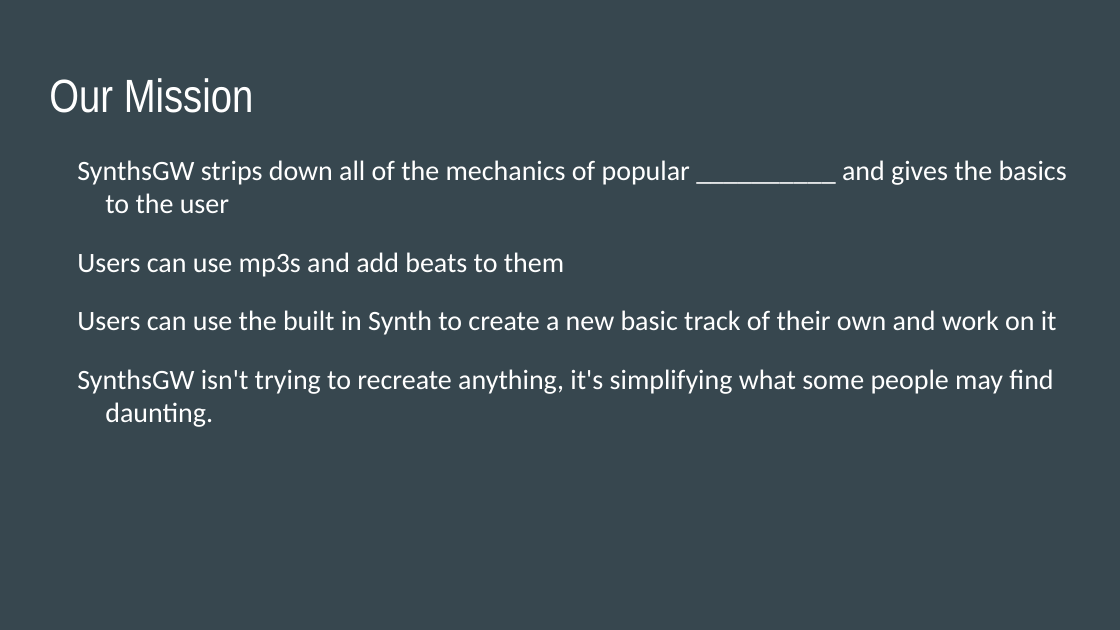
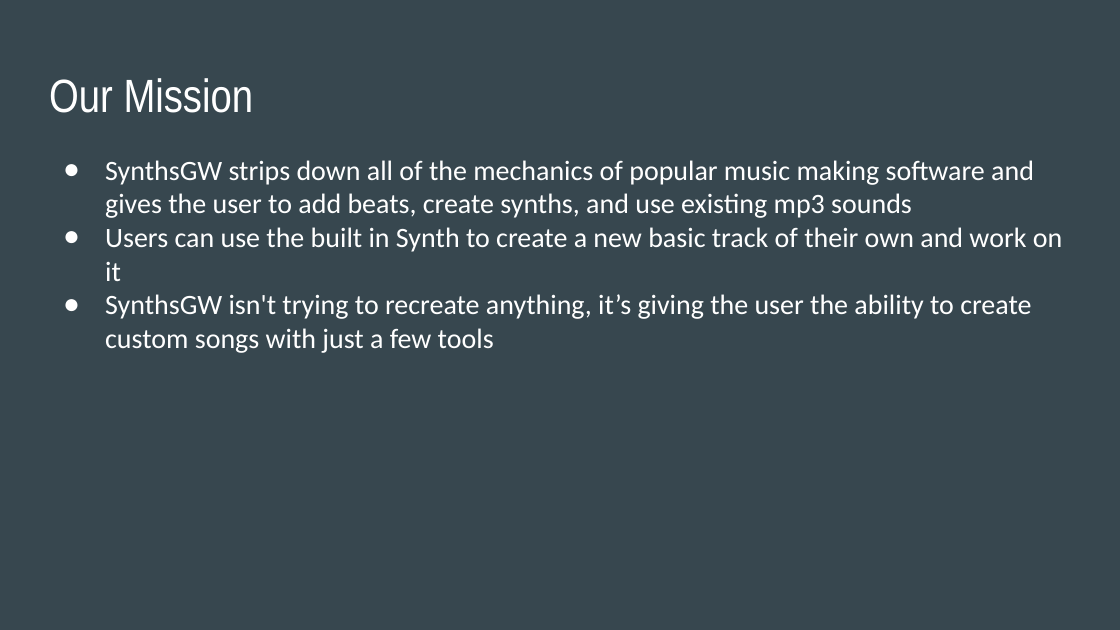
Before and after one commit to jon3654/synthsgw, a slide deck: slide 3 of Presentation.odp. Drawn at 1120x630 pixels with LibreOffice and Linux fonts; fonts in the diff are those of the drawing. Boxes give left, top, right and bottom in pixels: in the first picture for what was removed or moved away, otherwise in the second. Text is boxed around its words. In the diff, an @@ line names an element or a change of style, - is before the commit and + after.

```diff
--- a/Presentation.odp
+++ b/Presentation.odp
@@ text at [105, 160, 1034, 218]: text changed @@
-SynthsGW strips down all of the mechanics of popular __________ and gives the basics to the user
-Users can use mp3s and add beats to them
+● SynthsGW strips down all of the mechanics of popular music making software and gives the user to add beats, create synths, and use existing mp3 sounds
@@ text at [105, 227, 1062, 281]: bullet none to ●; less space between paragraphs @@
@@ text at [105, 294, 1031, 353]: text changed @@
-SynthsGW isn't trying to recreate anything, it's simplifying what some people may find daunting.
+● SynthsGW isn't trying to recreate anything, it’s giving the user the ability to create custom songs with just a few tools
```
Also in this commit, not shown: 4 other slides changed, 12 slides added, 1 slide removed.
